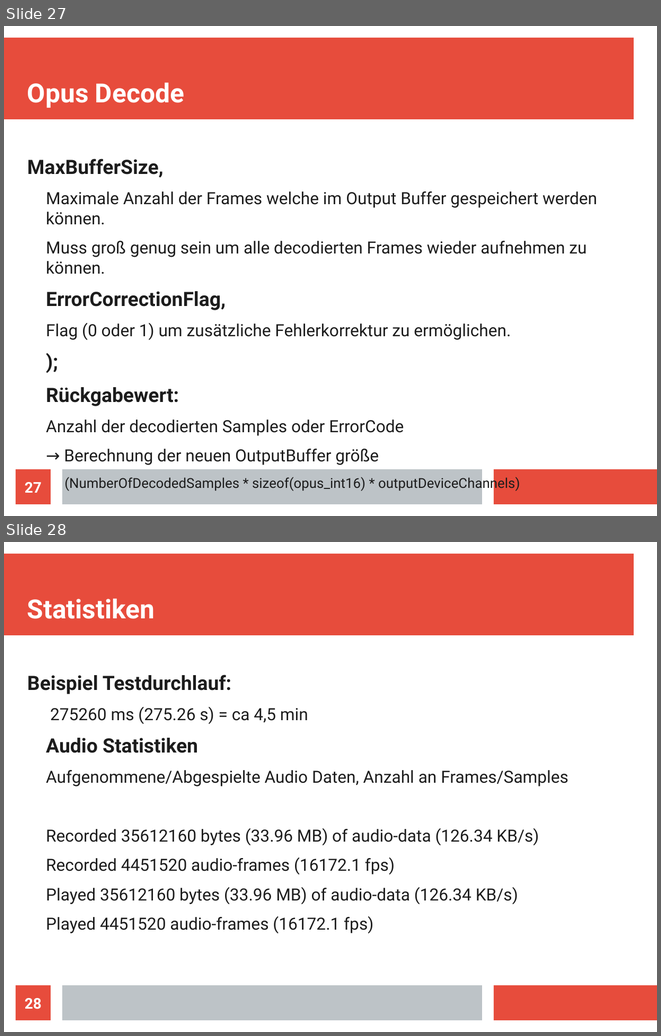
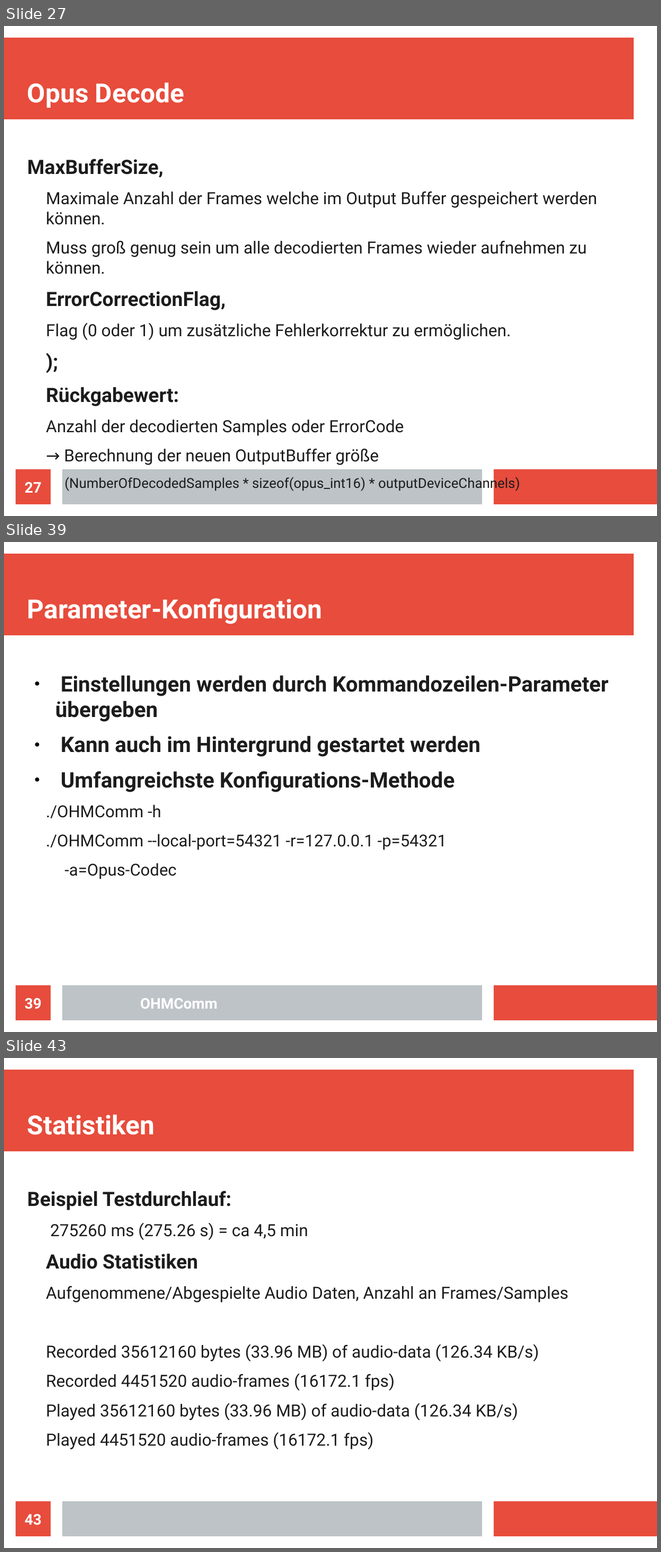
Before and after one commit to doe300/OHMComm, a slide deck: documents/OHMCommPres.odp. Shown one above the other, each under a label of ours: slides 27 and 28 before the commit, slides 27, 39 and 43 after it; the slides between them are not shown. The pictures are 661x1036 and 661x1552 pixels, drawn with LibreOffice and Linux fonts; fonts in the diff are those of the drawing. Boxes give left, top, right and bottom in pixels: in the first picture for what was removed or moved away, otherwise in the second. Text is boxed around its words. In the diff, an @@ line names an element or a change of style, - is before the commit and + after.

```diff
--- a/documents/OHMCommPres.odp
+++ b/documents/OHMCommPres.odp
@@ slide 39 added at (x1=4, y1=542, x2=657, y2=1032), background #FFFFFF; not listed: 3 template elements that a slide beside it also shows @@
@@ title added at (x1=27, y1=598, x2=322, y2=624), 32 pt, text #FFFFFF, bold @@
+Parameter-Konfiguration
@@ text added at (x1=46, y1=675, x2=609, y2=879), 26 pt, text #1C1C1C, bold @@
+● Einstellungen werden durch Kommandozeilen-Parameter übergeben
+● Kann auch im Hintergrund gestartet werden
+● Umfangreichste Konfigurations-Methode
+  ./OHMComm -h
+  ./OHMComm --local-port=54321 -r=127.0.0.1 -p=54321
+    -a=Opus-Codec
@@ page number added at (x1=16, y1=985, x2=51, y2=1020), fill #E74C3C, 18 pt, text #FFFFFF, bold @@
+39
@@ text added at (x1=140, y1=998, x2=218, y2=1008), 18 pt, text #FFFFFF, bold @@
+OHMComm
@@ what was slide 28 is now slide 43 @@
@@ page number at (x1=25, y1=1514, x2=42, y2=1525): text changed @@
-28
+43
```
Also in this commit, not shown: 14 other slides added.
